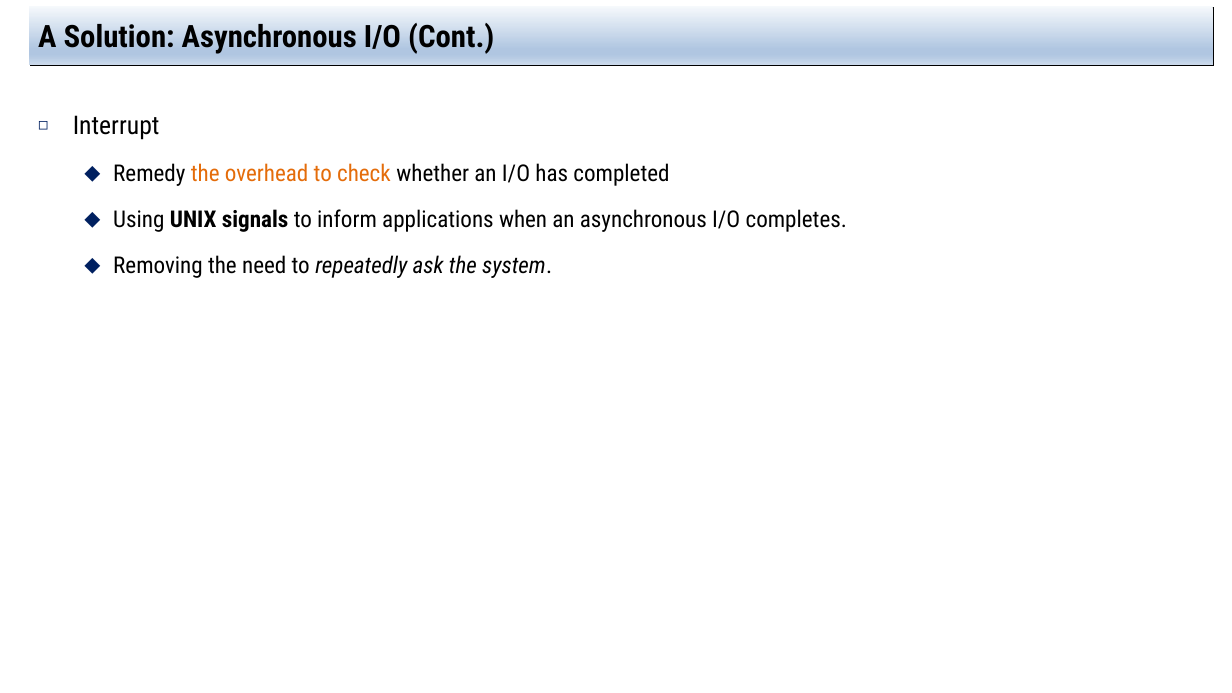
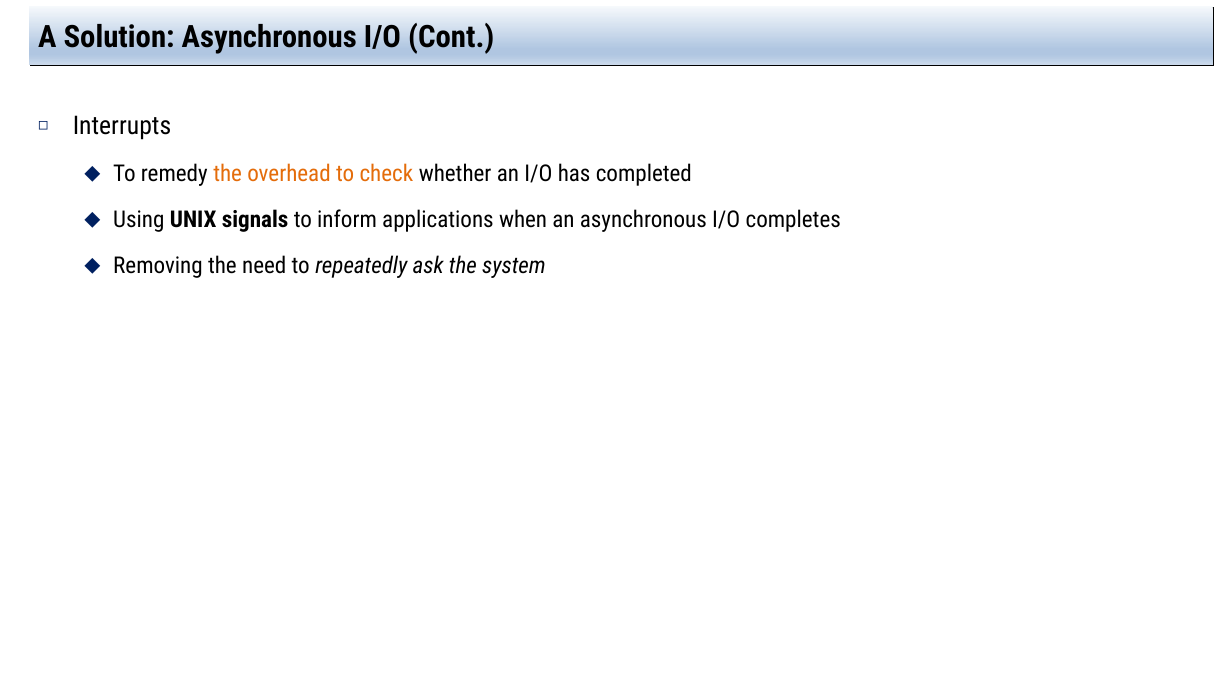
Before and after one commit to jachermocilla/extra-course-materials, a slide deck: slide 14 of cmsc125/ostep/slides/02.Concurrency/33.Event-based_Concurrency(Advanced).pptx. Drawn at 1232x693 pixels with LibreOffice and Linux fonts; fonts in the diff are those of the drawing. Boxes give left, top, right and bottom in pixels: in the first picture for what was removed or moved away, otherwise in the second. Text is boxed around its words. In the diff, an @@ line names an element or a change of style, - is before the commit and + after.

```diff
--- a/cmsc125/ostep/slides/02.Concurrency/33.Event-based_Concurrency(Advanced).pptx
+++ b/cmsc125/ostep/slides/02.Concurrency/33.Event-based_Concurrency(Advanced).pptx
@@ text at [73, 115, 841, 278]: text changed @@
-◻ Interrupt
-  ⬥ Remedy the overhead to check whether an I/O has completed
-  ⬥ Using UNIX signals to inform applications when an asynchronous I/O completes.
-  ⬥ Removing the need to repeatedly ask the system.
+◻ Interrupts
+  ⬥ To remedy the overhead to check whether an I/O has completed
+  ⬥ Using UNIX signals to inform applications when an asynchronous I/O completes
+  ⬥ Removing the need to repeatedly ask the system
```
Also in this commit, not shown: 12 other slides changed, 2 other files.
